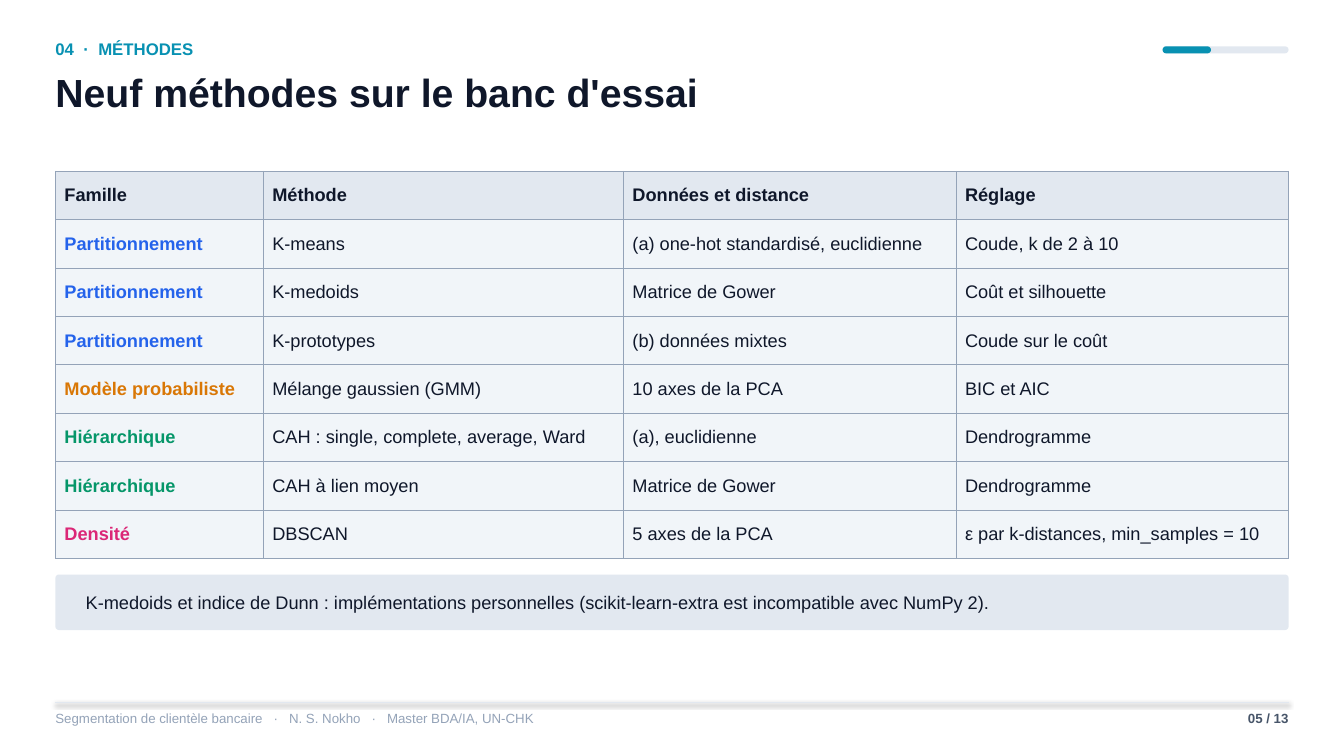
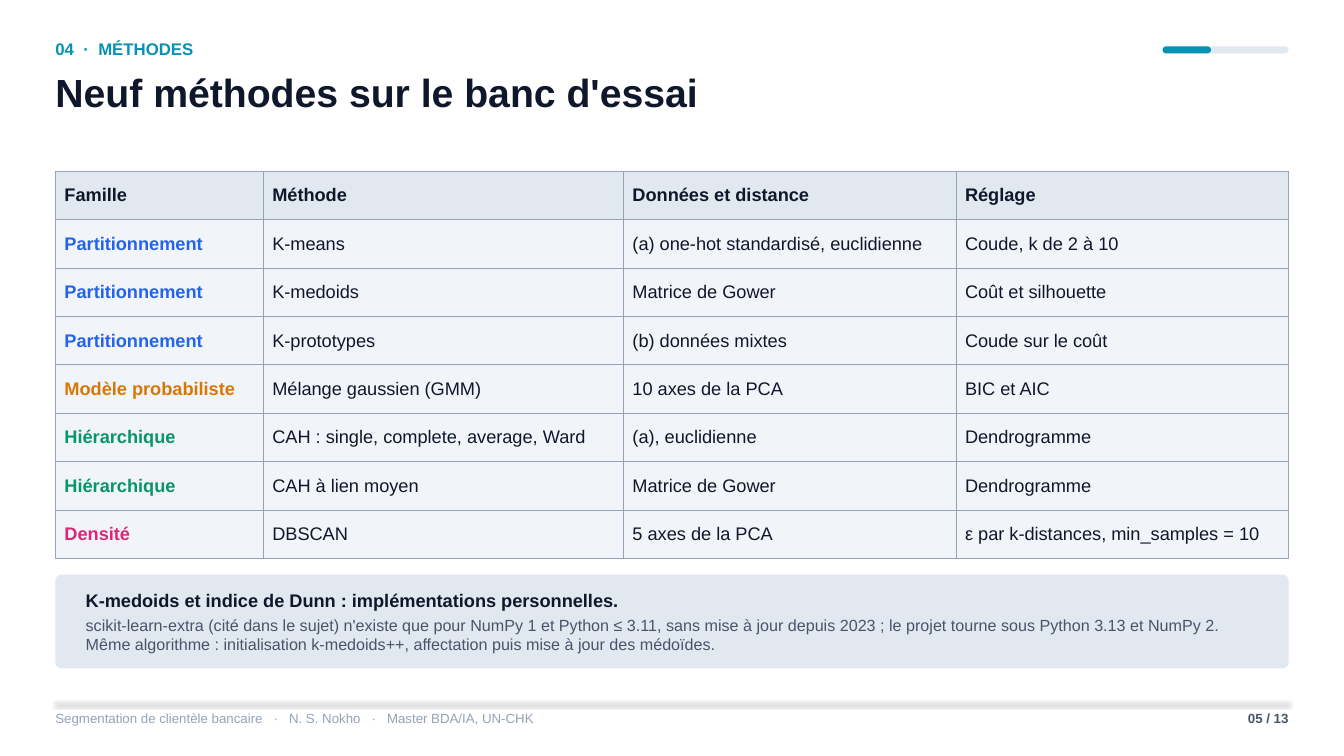
Before and after one commit to Nokho11/segmentation-bancaire, a slide deck: slide 5 of soutenance/soutenance_segmentation_bancaire.pptx. Drawn at 1344x756 pixels with LibreOffice and Linux fonts; fonts in the diff are those of the drawing. Boxes give left, top, right and bottom in pixels: in the first picture for what was removed or moved away, otherwise in the second. Text is boxed around its words. In the diff, an @@ line names an element or a change of style, - is before the commit and + after.

Commit message:
Soutenance : justification de l'implémentation personnelle de K-medoids (scikit-learn-extra incompatible avec NumPy 2 et Python 3.13)

```diff
--- a/soutenance/soutenance_segmentation_bancaire.pptx
+++ b/soutenance/soutenance_segmentation_bancaire.pptx
@@ rounded rectangle: place and size @@
-rounded rectangle at [55,575,1289,630]
+rounded rectangle at [55,575,1289,668]
@@ text at [86,593,1218,654]: text changed; size 13 to 11.5 pt; text colour #0F172A to #475569 @@
-K-medoids et indice de Dunn : implémentations personnelles (scikit-learn-extra est incompatible avec NumPy 2).
+K-medoids et indice de Dunn : implémentations personnelles.
+scikit-learn-extra (cité dans le sujet) n'existe que pour NumPy 1 et Python ≤ 3.11, sans mise à jour depuis 2023 ; le projet tourne sous Python 3.13 et NumPy 2. Même algorithme : initialisation k-medoids++, affectation puis mise à jour des médoïdes.
```
